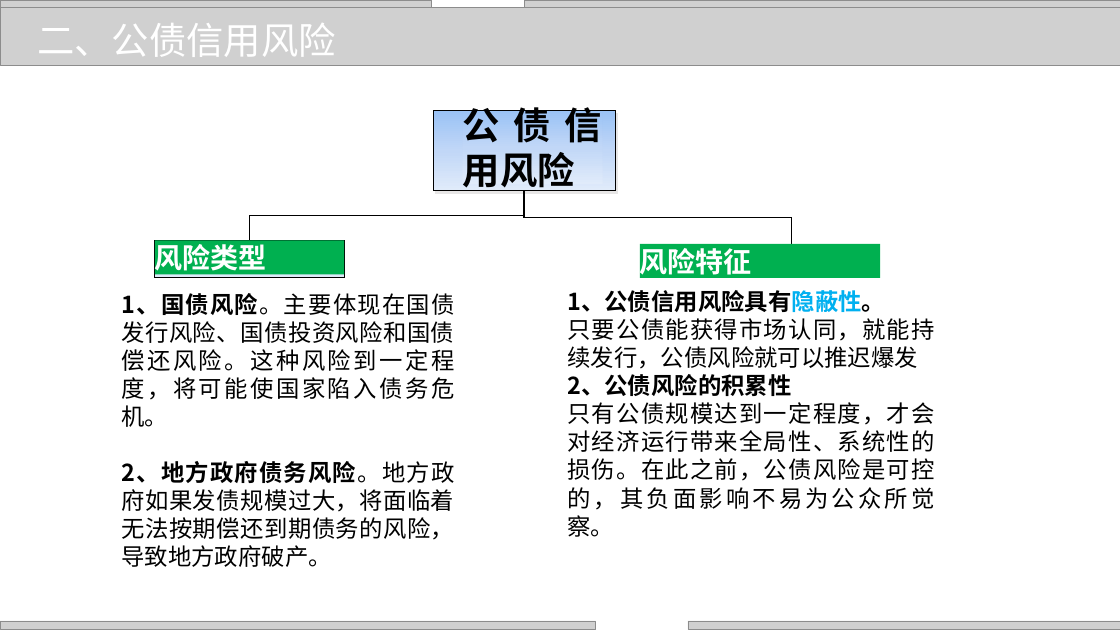
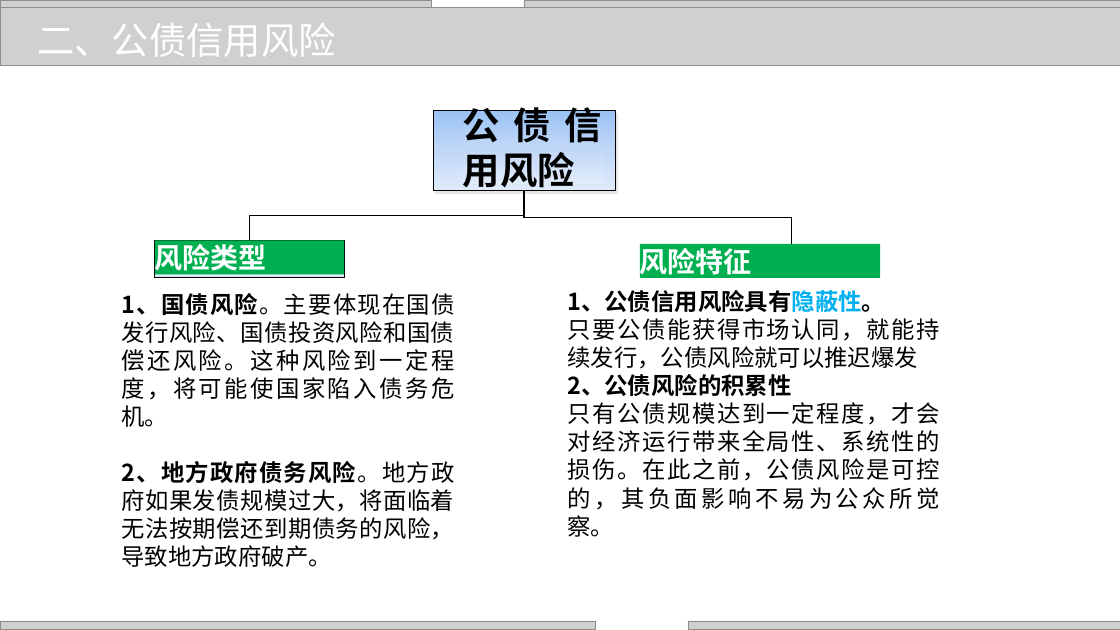
Before and after one commit to zhangjianzhang/internet_credit, a slide deck: slide 11 of files/slides/lecture_13.pptx. Drawn at 1120x630 pixels with LibreOffice and Linux fonts; fonts in the diff are those of the drawing; grey boxes stand for pictures; background and template pictures are left out. Boxes give left, top, right and bottom in pixels: in the first picture for what was removed or moved away, otherwise in the second. Text is boxed around its words. In the diff, an @@ line names an element or a change of style, - is before the commit and + after.

```diff
--- a/files/slides/lecture_13.pptx
+++ b/files/slides/lecture_13.pptx
@@ text "1、公债信用风险具有隐蔽性。" rewrapped from bbox=[567, 290, 934, 537] to bbox=[567, 290, 939, 537] @@
```
Also in this commit, not shown: 2 other slides changed, 3 other files.
